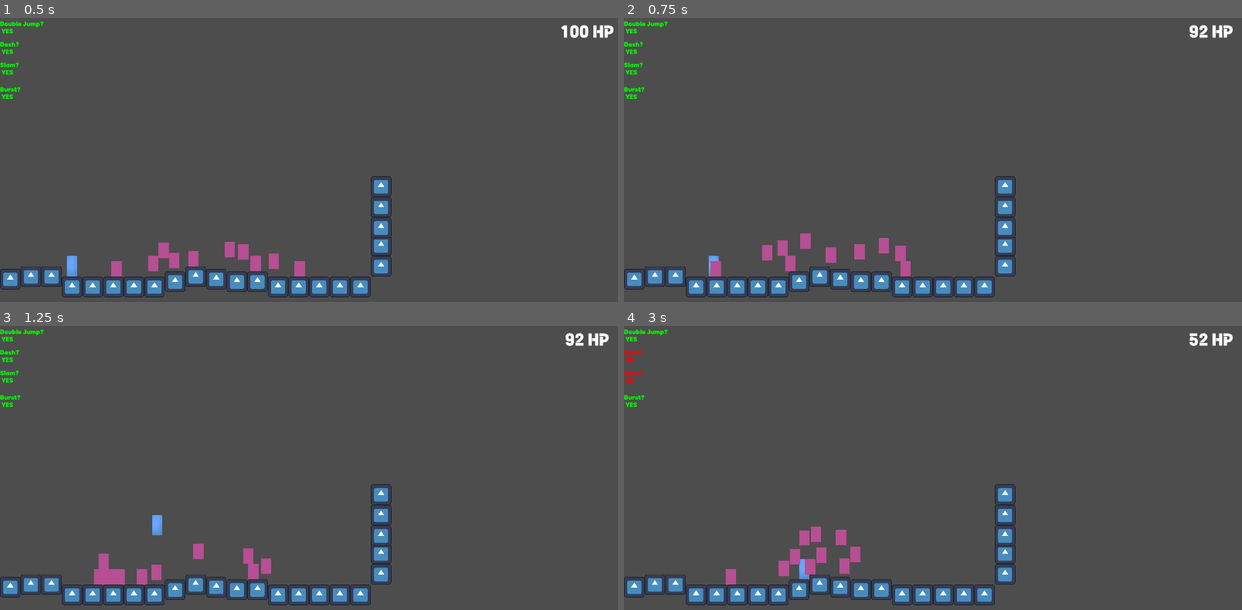
Above: before the commit, frames 1-4 (two rows, left to right).
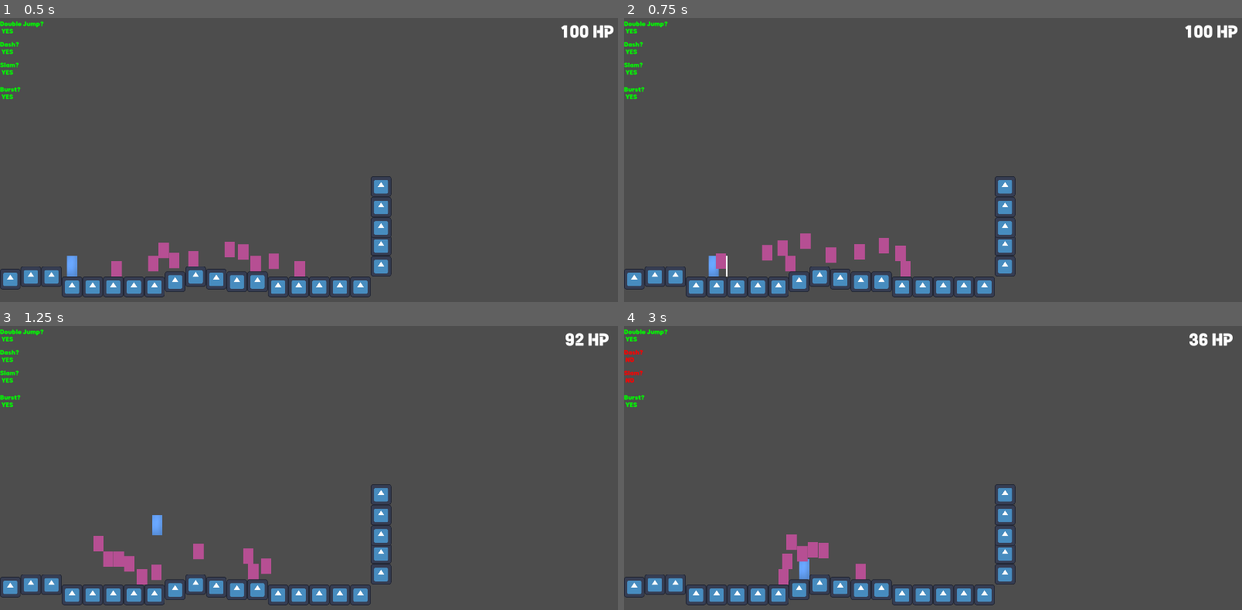
Above: after the commit, the same moments.

Repository: HeroHunterIguess/untitled-wip-game
Game: Godot game, scene res://scenes/worlds/test_scene.tscn
Same seed, same stepped clock (60 frames per second), same inputs: the game is played once before the commit and once after it. This scene is started directly instead of the project's main scene. The engine's default icon, where the game draws it, is replaced by a stand-in: a white triangle on a blue panel in a dark square.
Inputs (mouse positions are in pixels of both pictures, inside the frame that each line leads up to):
- Up to frame 1 (0.5 s): no input
- Up to frame 2 (0.75 s): move the mouse to (1068, 174) at 0.52 s; hold D (right) from 0.53 s (still down); click (1068, 174) at 0.6 s
- Up to frame 3 (1.25 s): keep holding D (right); tap Space (double jump) at 0.77 s
- Up to frame 4 (3 s): move the mouse to (809, 516) at 1.27 s; tap E (air_freeze) at 1.35 s; tap Space (double jump) at 1.52 s; click (809, 516) at 1.55 s; move the mouse to (994, 422) at 2.02 s; release D (right) at 2.03 s; hold A (left) 2.03-2.78 s; tap F (burst_slot) at 2.1 s; click (994, 422) at 2.3 s; move the mouse to (902, 570) at 2.77 s; hold D (right) from 2.78 s (still down); tap Shift (dash) at 2.85 s

Frame 1 is identical in both runs. In frame 2, 0.4% of the frame differs, in the area x 14-100%, y 2-92%; in frame 3, 0.7%; in frame 4, 1.3%, in the area x 16-95%, y 2-92%.

Commit message:
general improvements

Diff:
--- a/scripts/game/attacks/enemy_burst_attack.gd
+++ b/scripts/game/attacks/enemy_burst_attack.gd
@@ -1,6 +1,6 @@
 extends Area2D
 
-const DAMAGE = 10
+const DAMAGE = 8
 const KNOCKBACK = 1050
 
 # lock burst in initial position
--- a/scripts/game/game_control.gd
+++ b/scripts/game/game_control.gd
@@ -19,18 +19,17 @@
 	if left_location <= 0:
 		var location = right_location + offset
 
-		offset += 2
 		object.global_position.x = location
 	elif right_location >= 5000:
 		var location = left_location - offset
 
-		offset += 2
 		object.global_position.x = location
 	else:
 		var location = right_location + offset
 
-		offset += 2
 		object.global_position.x = location
+
+	offset += 2
 
 	if offset >= 100:
 		offset = 0
--- a/scripts/game/player.gd
+++ b/scripts/game/player.gd
@@ -182,7 +182,7 @@
 	# ATTACKS IN DIFFERENT SLOTS
 
 	# spawn melee attack
-	if Input.is_action_just_pressed("melee"):
+	if Input.is_action_just_pressed("melee_slot"):
 
 		# spawn basic melee attack
 		if data.melee_slot == "basic" && !is_attacking && !data.slamming:
@@ -205,6 +205,7 @@
 	# spawn burst/explosion attack
 
 	if Input.is_action_just_pressed("burst_slot"):
+
 		# ground slam attack
 		if data.burst_slot == "slam" && !is_on_floor() && data.slam_timer <= 0 && !frozen && data.has_ground_slam:
 			# spawn hitbox and set positiong
